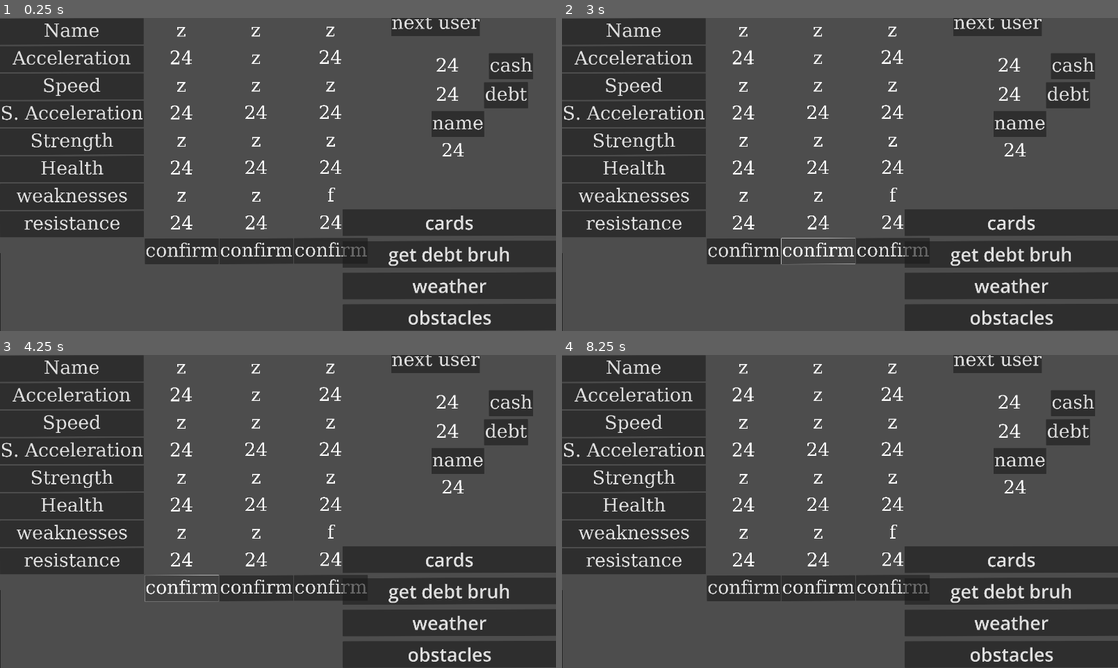
Above: before the commit, frames 1-4 (two rows, left to right).
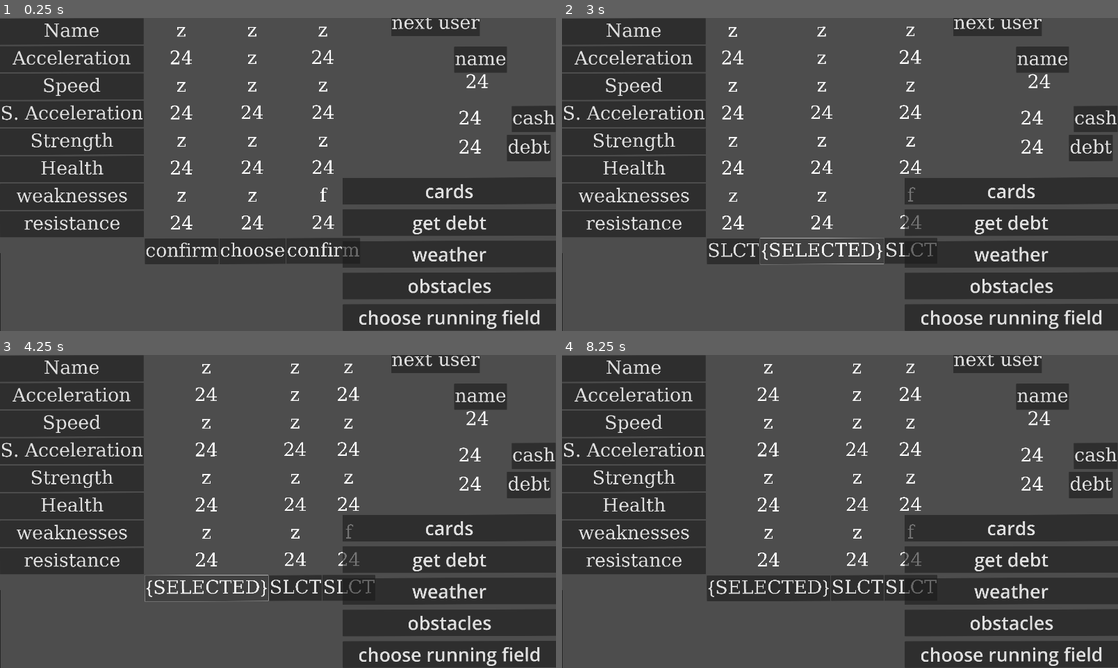
Above: after the commit, the same moments.

Repository: FormerlyWD/squibble_race
Game: Godot game, scene res://scenes/gamble_menu.tscn
The game is run twice, just before and just after one commit, with the same random seed, the same clock (stepped at 60 frames per second) and the same inputs. This scene is started directly instead of the project's main scene.
Inputs (mouse positions are in pixels of both pictures, inside the frame that each line leads up to):
- Up to frame 1 (0.25 s): no input
- Up to frame 2 (3 s): click "Acceleration" at 0.5 s; click "weaknesses" at 1.25 s; click "resistance" at 2 s; click (812, 249) at 2.75 s, where only the run after the commit has a clickable "choose"
- Up to frame 3 (4.25 s): click (172, 589) at 3.5 s, where only the run after the commit has a clickable "SLCT"
- Up to frame 4 (8.25 s): click (767, 589) at 4.25 s, where only the run after the commit has a clickable "{SELECTED}"; click "cards" at 5 s; click "1" at 5.75 s; click "2" at 6.5 s; click "3" at 7.25 s; click "apply" at 8 s

The runs differ from the first frame. In frame 1, 10% of the frame differs, in the area x 41-100%, y 2-100%; in frame 2, 11%; in frame 3, 12%, in the area x 26-100%, y 2-100%; in frame 4, 12%.
Error in both runs: Invalid access of index '0' on a base object of type: 'Array'. (res://runner/spawn_runner.gd:183)

Commit message:
commit

Diff:
--- a/data/users/global/set_data_control.gd
+++ b/data/users/global/set_data_control.gd
@@ -1,17 +1,20 @@
 extends Node
 
-@onready var assigned_controller:int = 1
+@onready var assigned_controller:int = 0
 
 func next_user():
 
 
-	assigned_controller +=1
 
 
+	assigned_controller +=1
+	print(assigned_controller)
 
 	if assigned_controller > %user_collection_and_generation.amount_of_users:
 		$"..".emit_signal("finished_user_cycle")
 		assigned_controller = 1
 
 	user_data.current_user = user_data.get_controller()
-	$"..".emit_signal("next_user")
+
+	if user_data.current_user.betted_runner_number == 0:
+		$"..".emit_signal("new_runner_selection",1)
--- a/data/users/global/user_data.gd
+++ b/data/users/global/user_data.gd
@@ -2,6 +2,7 @@
 
 signal finished_user_cycle
 signal next_user
+signal new_runner_selection(runner_number:int)
 @onready var user_collection:Node = %user_collection_and_generation
 @onready var user_class:Node = $user_class
 @onready var user_mouse:Node = $user_mouse
@@ -16,6 +17,9 @@
 	"Someone",
 	"Someone else"
 ]
+
+func _ready() -> void:
+	next_user.connect(control.next_user)
 func get_controller() -> user:
 	return user_data.user_dict[user_data.control.assigned_controller]
 
--- a/data/users/userclass.gd
+++ b/data/users/userclass.gd
@@ -7,4 +7,4 @@
 @export var debt:int
 @export var icon:Image
 @export var user_name:String
-@export var betted_runner_number:int
+@export var betted_runner_number:int = 0
--- a/popups/new_version/global_popup.gd
+++ b/popups/new_version/global_popup.gd
@@ -23,7 +23,7 @@
 var visibillity_tween:Tween
 var position_tween:Tween
 
-func popup_fade_in(initial_pos:Node2D,final_pos:Node2D, more_info_stacking_direction:Vector2i = Vector2i(-1,0),more_info:Array[String] = ["Acceleration"]):
+func popup_fade_in(initial_pos:Node2D,final_pos:Node2D, more_info_stacking_direction:Vector2i = Vector2i(-1,0),more_info:Array[String] = []):
 	for b_popup in all_current_extra_popups:
 		b_popup.queue_free()
 		all_current_extra_popups.erase(b_popup)
--- a/scenes/confirm.gd
+++ b/scenes/confirm.gd
@@ -1,10 +1,19 @@
 extends Button
 
 
+@onready var runner_conformation_number:int = int(str(get_parent().name))
+@onready var unselected_text:String = "SLCT"
+@onready var selected_text:String = "{SELECTED}"
+func _ready() -> void:
+	user_data.new_runner_selection.connect(on_new_runner_selection)
 
 func _on_pressed() -> void:
-	user_data.get_controller().betted_runner_number = int(str(get_parent().name))
-
-
+	user_data.emit_signal("new_runner_selection",runner_conformation_number)
+func on_new_runner_selection(runner_number:int):
+	if runner_conformation_number == runner_number:
+		text =selected_text
+		user_data.current_user.betted_runner_number = int(str(get_parent().name))
+	else:
+		text = unselected_text
 func _on_confirm_pressed() -> void:
 	pass # Replace with function body.
--- a/scenes/confirm_selection.gd
+++ b/scenes/confirm_selection.gd
@@ -3,9 +3,11 @@
 
 
 func _on_pressed() -> void:
-	if not %field_data_table.user_checklist.has(user_data.get_controller().user_number):
+	if not %field_data_table.user_checklist.has(user_data.current_user.user_number):
 		%field_data_table.selected_field_pool.append(int(str(get_parent().name)))
-		%field_data_table.user_checklist.append(user_data.get_controller().user_number)
+
+		%field_data_table.user_checklist.append(user_data.current_user.user_number)
+		%main_camera.offset.y -= 1080
 	else:
 		pass
 		#("user already decided")
--- a/scenes/data_table.gd
+++ b/scenes/data_table.gd
@@ -22,10 +22,10 @@
 		if detect_weakness_resist_positions_automatically and dynamic_typing_icons:
 			match runner_info.convert_display_name_to_real_name(stat.text):
 				"resistance":
-					print(stat.global_position.y)
+
 					resistance_y_pos = stat.global_position.y
 				"weaknesses":
-					print(stat.global_position.y)
+
 					weakness_y_pos = stat.global_position.y
 		all_label_dictionary[runner_info.convert_display_name_to_real_name(stat.text)] = []
 	# rest
@@ -45,7 +45,7 @@
 			#
 			var capitalized_name:String = runner_info.chosen_runners[row_count-1]
 			capitalized_name.capitalize()
-			print(capitalized_name)
+
 			var stat_value =  runner_info.runner_pool[capitalized_name][stat_name]
 
 			all_label_dictionary[stat_name].append(stat_label)
--- a/scenes/field_data.gd
+++ /dev/null
@@ -1 +0,0 @@
-extends MarginContainer
--- a/scenes/gamble_menu.gd
+++ b/scenes/gamble_menu.gd
@@ -15,7 +15,7 @@
 func game_ready():
 	dupelicate_item_type_matching()
 func round_ready():
-	print("FGFGFGDF")
+
 	on_next_user() # burst
 func on_next_user():
 	%user_data_panel.format_panel()
@@ -25,7 +25,8 @@
 	item_type_to_dedicated_shop["power_card"].reset(3)
 	item_type_to_dedicated_shop["climate_token"].reset()
 func parsed_all_users():
-	pass # switch scene to simulation here
+	field_info.apply_field_data(%field_data_table.selected_field_pool.pick_random())
+	game_info.change_scene(game_info.Location.SIMULATION)
 func _ready() -> void:
 
 
@@ -33,7 +34,7 @@
 	user_data.finished_user_cycle.connect(parsed_all_users)
 	game_info.pick_data()
 	game_ready()
-	round_ready()
+	user_data.emit_signal("next_user")
 
 func dupelicate_item_type_matching():
 	user_data.procession.item_type_to_dedicated_shop = item_type_to_dedicated_shop.duplicate()
@@ -61,12 +62,11 @@
 
 
 func item_click_detection():
-	print("PRESSED")
 
 	user_data.procession.on_simulation_procession_list
 	var hovered_item:item = user_data.user_mouse.hovered_item
 	if hovered_item == null:
-		print("BUT NOTHING")
+
 		return
 
 	if hovered_item.item_price > user_data.current_user.held_cash:
--- a/scenes/gamble_menu.tscn
+++ b/scenes/gamble_menu.tscn
@@ -388,6 +388,7 @@
 theme_override_fonts/font = SubResource("FontFile_ieimv")
 theme_override_font_sizes/font_size = 128
 text = "Name"
+autowrap_mode = 2
 
 [node name="name3" type="Button" parent="runner_ui/runner_data/data_table/naming"]
 texture_filter = 1
@@ -461,7 +462,7 @@
 label_settings = SubResource("LabelSettings_40o44")
 horizontal_alignment = 1
 vertical_alignment = 1
-autowrap_mode = 1
+autowrap_mode = 2
 
 [node name="Label2" type="Label" parent="runner_ui/runner_data/data_table/1"]
 texture_filter = 1
@@ -565,7 +566,7 @@
 label_settings = SubResource("LabelSettings_40o44")
 horizontal_alignment = 1
 vertical_alignment = 1
-autowrap_mode = 1
+autowrap_mode = 2
 
 [node name="Label2" type="Label" parent="runner_ui/runner_data/data_table/2"]
 texture_filter = 1
@@ -650,7 +651,7 @@
 layout_mode = 2
 theme_override_fonts/font = SubResource("FontFile_rntmy")
 theme_override_font_sizes/font_size = 128
-text = "confirm"
+text = "choose"
 script = ExtResource("3_ejq5b")
 
 [node name="3" type="VBoxContainer" parent="runner_ui/runner_data/data_table"]
@@ -669,7 +670,7 @@
 label_settings = SubResource("LabelSettings_s71ng")
 horizontal_alignment = 1
 vertical_alignment = 1
-autowrap_mode = 1
+autowrap_mode = 2
 
 [node name="Label2" type="Label" parent="runner_ui/runner_data/data_table/3"]
 texture_filter = 1
@@ -768,14 +769,6 @@
 theme_override_font_sizes/font_size = 366
 text = "next user"
 script = ExtResource("4_0e1hg")
-
-[node name="next_scene_to_field" type="Button" parent="runner_ui"]
-layout_mode = 2
-offset_left = 4323.78
-offset_top = -616.655
-offset_right = 7716.78
-offset_bottom = -517.655
-script = ExtResource("4_m0162")
 
 [node name="main_camera" type="Camera2D" parent="."]
 unique_name_in_owner = true
@@ -870,6 +863,7 @@
 label_settings = SubResource("LabelSettings_a1ypl")
 horizontal_alignment = 1
 vertical_alignment = 1
+text_overrun_behavior = 1
 
 [node name="Label3" type="Label" parent="field_ui/field_data/field_data_table/1"]
 texture_filter = 1
@@ -926,6 +920,7 @@
 label_settings = SubResource("LabelSettings_a1ypl")
 horizontal_alignment = 1
 vertical_alignment = 1
+text_overrun_behavior = 1
 
 [node name="Label3" type="Label" parent="field_ui/field_data/field_data_table/2"]
 texture_filter = 1
@@ -993,6 +988,7 @@
 label_settings = SubResource("LabelSettings_s71ng")
 horizontal_alignment = 1
 vertical_alignment = 1
+text_overrun_behavior = 1
 
 [node name="Label4" type="Label" parent="field_ui/field_data/field_data_table/3"]
 texture_filter = 1
@@ -1077,11 +1073,11 @@
 theme_override_font_sizes/font_size = 128
 text = "apply"
 
-[node name="go_to_loan2" type="Button" parent="."]
-offset_left = 605.261
-offset_top = 1231.35
-offset_right = 720.261
-offset_bottom = 1272.35
+[node name="go_back_from_field" type="Button" parent="."]
+offset_left = 741.545
+offset_top = 654.652
+offset_right = 856.545
+offset_bottom = 695.652
 scale = Vector2(2.3, 2.3)
 text = "LOAN"
 script = ExtResource("5_pvkbt")
@@ -1094,10 +1090,10 @@
 [node name="Button9" type="Button" parent="user_data_panel"]
 texture_filter = 1
 custom_minimum_size = Vector2(0, 180)
-offset_left = 58.6848
-offset_top = 23.4564
-offset_right = 361.685
-offset_bottom = 203.456
+offset_left = 136.549
+offset_top = 204.757
+offset_right = 439.549
+offset_bottom = 384.757
 scale = Vector2(0.5, 0.5)
 theme_override_fonts/font = SubResource("FontFile_18sb1")
 theme_override_font_sizes/font_size = 128
@@ -1106,10 +1102,10 @@
 [node name="Button10" type="Button" parent="user_data_panel"]
 texture_filter = 1
 custom_minimum_size = Vector2(0, 180)
-offset_left = 75.6848
-offset_top = -76.5436
-offset_right = 334.685
-offset_bottom = 103.456
+offset_left = 153.549
+offset_top = 104.757
+offset_right = 412.549
+offset_bottom = 284.757
 scale = Vector2(0.5, 0.5)
 theme_override_fonts/font = SubResource("FontFile_18sb1")
 theme_override_font_sizes/font_size = 128
@@ -1118,10 +1114,10 @@
 [node name="Button11" type="Button" parent="user_data_panel"]
 texture_filter = 1
 custom_minimum_size = Vector2(0, 180)
-offset_left = -123.271
-offset_top = 121.726
-offset_right = 199.729
-offset_bottom = 301.726
+offset_left = -43.5108
+offset_top = -99.6113
+offset_right = 279.489
+offset_bottom = 80.3887
 scale = Vector2(0.5, 0.5)
 theme_override_fonts/font = SubResource("FontFile_18sb1")
 theme_override_font_sizes/font_size = 128
@@ -1130,10 +1126,10 @@
 [node name="cash" type="Label" parent="user_data_panel"]
 texture_filter = 1
 custom_minimum_size = Vector2(65.495, 180)
-offset_left = -208.83
-offset_top = -76.5436
-offset_right = 357.17
-offset_bottom = 103.456
+offset_left = -130.966
+offset_top = 104.757
+offset_right = 435.034
+offset_bottom = 284.757
 scale = Vector2(0.5, 0.5)
 theme_override_fonts/font = SubResource("FontFile_ofh5l")
 theme_override_font_sizes/font_size = 128
@@ -1145,10 +1141,10 @@
 [node name="debt" type="Label" parent="user_data_panel"]
 texture_filter = 1
 custom_minimum_size = Vector2(65.495, 180)
-offset_left = -208.83
-offset_top = 23.4564
-offset_right = 357.17
-offset_bottom = 203.456
+offset_left = -130.966
+offset_top = 204.757
+offset_right = 435.034
+offset_bottom = 384.757
 scale = Vector2(0.5, 0.5)
 theme_override_fonts/font = SubResource("FontFile_ofh5l")
 theme_override_font_sizes/font_size = 128
@@ -1160,10 +1156,10 @@
 [node name="name" type="Label" parent="user_data_panel"]
 texture_filter = 1
 custom_minimum_size = Vector2(65.495, 180)
-offset_left = -190.48
-offset_top = 215.577
-offset_right = 375.52
-offset_bottom = 395.577
+offset_left = -105.686
+offset_top = -20.7494
+offset_right = 460.314
+offset_bottom = 159.251
 scale = Vector2(0.5, 0.5)
 theme_override_fonts/font = SubResource("FontFile_ofh5l")
 theme_override_font_sizes/font_size = 128
@@ -1181,6 +1177,7 @@
 offset_bottom = 1620.0
 scale = Vector2(0.5, 0.5)
 mouse_filter = 2
+metadata/_edit_lock_ = true
 
 [node name="naming" type="VBoxContainer" parent="all_buttons"]
 layout_mode = 1
@@ -1205,7 +1202,7 @@
 [node name="go_to_location2" type="Button" parent="all_buttons/naming"]
 layout_mode = 2
 theme_override_font_sizes/font_size = 128
-text = "get debt bruh"
+text = "get debt"
 script = ExtResource("7_352m5")
 shop_name = "bank"
 
@@ -1222,12 +1219,17 @@
 text = "obstacles"
 script = ExtResource("7_352m5")
 shop_name = "obstacle"
+
+[node name="next_scene_to_field" type="Button" parent="all_buttons/naming"]
+layout_mode = 2
+theme_override_font_sizes/font_size = 128
+text = "choose running field"
+script = ExtResource("4_m0162")
 
 [connection signal="pressed" from="runner_ui/runner_data/data_table/1/confirm" to="runner_ui/runner_data/data_table/1/confirm" method="_on_pressed"]
 [connection signal="pressed" from="runner_ui/runner_data/data_table/2/confirm" to="runner_ui/runner_data/data_table/2/confirm" method="_on_pressed"]
 [connection signal="pressed" from="runner_ui/runner_data/data_table/3/confirm" to="runner_ui/runner_data/data_table/3/confirm" method="_on_pressed"]
 [connection signal="pressed" from="runner_ui/next_user" to="runner_ui/next_user" method="_on_pressed"]
-[connection signal="pressed" from="runner_ui/next_scene_to_field" to="runner_ui/next_scene_to_field" method="_on_pressed"]
 [connection signal="pressed" from="field_ui/field_data/field_data_table/1/confirm" to="field_ui/field_data/field_data_table/1/confirm" method="_on_pressed"]
 [connection signal="pressed" from="field_ui/field_data/field_data_table/2/confirm" to="field_ui/field_data/field_data_table/2/confirm" method="_on_pressed"]
 [connection signal="pressed" from="field_ui/field_data/field_data_table/3/confirm" to="field_ui/field_data/field_data_table/3/confirm" method="_on_pressed"]
@@ -1235,8 +1237,9 @@
 [connection signal="pressed" from="runner_specification/r2" to="runner_specification" method="_on_r_2_pressed"]
 [connection signal="pressed" from="runner_specification/r3" to="runner_specification" method="_on_r_3_pressed"]
 [connection signal="pressed" from="runner_specification/apply" to="runner_specification" method="_on_apply_pressed"]
-[connection signal="pressed" from="go_to_loan2" to="go_to_loan2" method="_on_pressed"]
+[connection signal="pressed" from="go_back_from_field" to="go_back_from_field" method="_on_pressed"]
 [connection signal="pressed" from="all_buttons/naming/go_to_location" to="all_buttons/naming/go_to_location" method="_on_pressed"]
 [connection signal="pressed" from="all_buttons/naming/go_to_location2" to="all_buttons/naming/go_to_location2" method="_on_pressed"]
 [connection signal="pressed" from="all_buttons/naming/go_to_location3" to="all_buttons/naming/go_to_location3" method="_on_pressed"]
 [connection signal="pressed" from="all_buttons/naming/go_to_location4" to="all_buttons/naming/go_to_location4" method="_on_pressed"]
+[connection signal="pressed" from="all_buttons/naming/next_scene_to_field" to="all_buttons/naming/next_scene_to_field" method="_on_pressed"]
--- a/scenes/next_scene.gd
+++ b/scenes/next_scene.gd
@@ -2,5 +2,4 @@
 
 
 func _on_pressed() -> void:
-	field_info.apply_field_data(%field_data_table.selected_field_pool.pick_random())
-	game_info.change_scene(game_info.Location.SIMULATION)
+	%main_camera.offset.y -= 1080
--- a/scenes/next_user.gd
+++ b/scenes/next_user.gd
@@ -2,4 +2,4 @@
 
 
 func _on_pressed() -> void:
-	user_data.control.next_user()
+	user_data.emit_signal("next_user")
--- a/scenes/user_collection.gd
+++ b/scenes/user_collection.gd
@@ -10,8 +10,7 @@
 		new_user.user_number = user_count+1
 		$"..".user_dict[new_user.user_number] = new_user
 		add_child(new_user)
-		new_user.betted_runner_number = 1
-	user_data.current_user = user_data.get_controller()
+		new_user.betted_runner_number = 0
 
 func apply_random_stats_for_debug():
 	pass
--- a/scripts/field_info.gd
+++ b/scripts/field_info.gd
@@ -33,9 +33,9 @@
 @onready var pixel_to_feet:float = 2.5/14
 @onready var amount_of_fields_generated:int = 30
 @onready var all_possible_obstacle_densities:Dictionary = {
-	"no obstacles":0,
+	"empty":0,
 	"low":4,
-	"medium":8,
+	"med":8,
 	"high":12
 }
 
--- a/shop_sections/Obstacle_shop.tscn
+++ b/shop_sections/Obstacle_shop.tscn
@@ -16,8 +16,8 @@
 [node name="item" parent="." instance=ExtResource("2_1oaou")]
 position = Vector2(606, 218)
 scale = Vector2(20, 20)
-description = "Be speedy idk"
-item_name = "Speedy"
+description = "Increase speed"
+item_name = "Speed Potion"
 item_type = "obstacle"
 
 [node name="Camera2D" type="Camera2D" parent="."]
--- a/shop_sections/button_scripts/all_tokens.gd
+++ b/shop_sections/button_scripts/all_tokens.gd
@@ -13,6 +13,7 @@
 
 
 func plot_token_points(amount:Vector2i):
+	plotted_points.clear()
 	var scaled_token_diameter:float = token_diameter*settings.menu_pixel_scale
 	var scaled_y_gap:float = y_gap*settings.menu_pixel_scale
 	var scaled_x_gap:float = x_gap*settings.menu_pixel_scale
--- a/shop_sections/obstacle_shop.gd
+++ b/shop_sections/obstacle_shop.gd
@@ -2,7 +2,7 @@
 
 @onready var item_type:String = "obstacle"
 @onready var item_pool:Dictionary = {
-		"Speedy": {
+		"Speed Potion": {
 			"effect":{"min":0,
 				"max":300,
 				"expression":"x+1*d",
